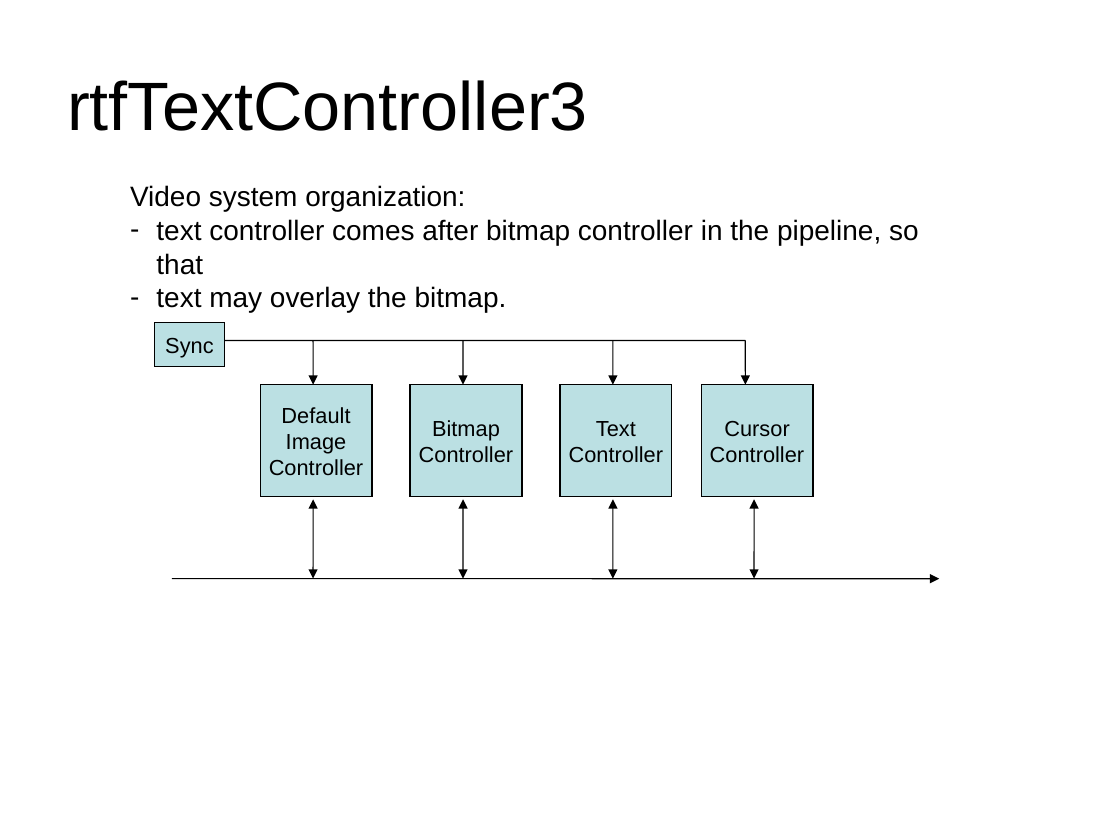
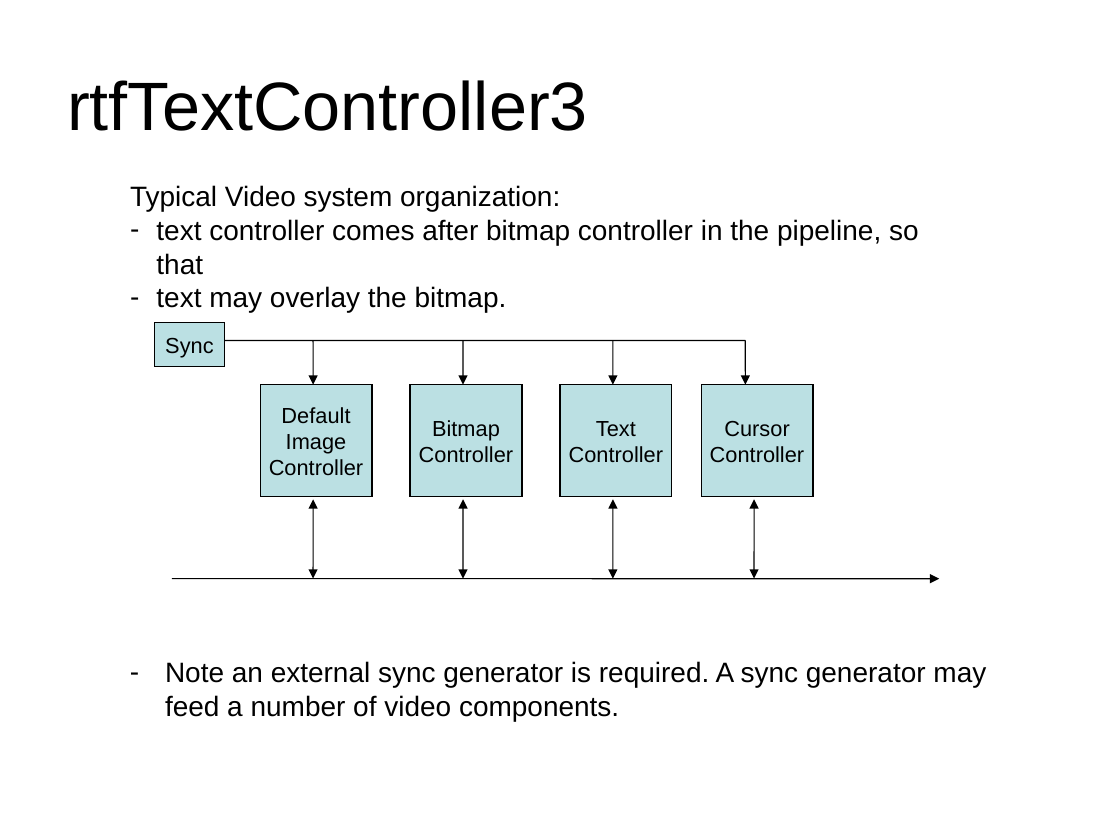
Before and after one commit to robfinch/Cores, a slide deck: slide 3 of video/trunk/docs/rtfTextController3.ppt (slide 5 before the commit). Drawn at 1120x840 pixels with LibreOffice and Linux fonts; fonts in the diff are those of the drawing. Boxes give left, top, right and bottom in pixels: in the first picture for what was removed or moved away, otherwise in the second. Text is boxed around its words. In the diff, an @@ line names an element or a change of style, - is before the commit and + after.

Commit message:
Text Controller - Doc update

```diff
--- a/video/trunk/docs/rtfTextController3.ppt
+++ b/video/trunk/docs/rtfTextController3.ppt
@@ text at bbox=[130, 185, 560, 211]: text changed @@
-Video system organization:
+Typical Video system organization:
@@ text added at bbox=[165, 661, 986, 721], 18 pt, text #000000 @@
+– Note an external sync generator is required. A sync generator may feed a number of video components.
```
Also in this commit, not shown: 2 other slides changed, 2 slides added, 1 other file.
